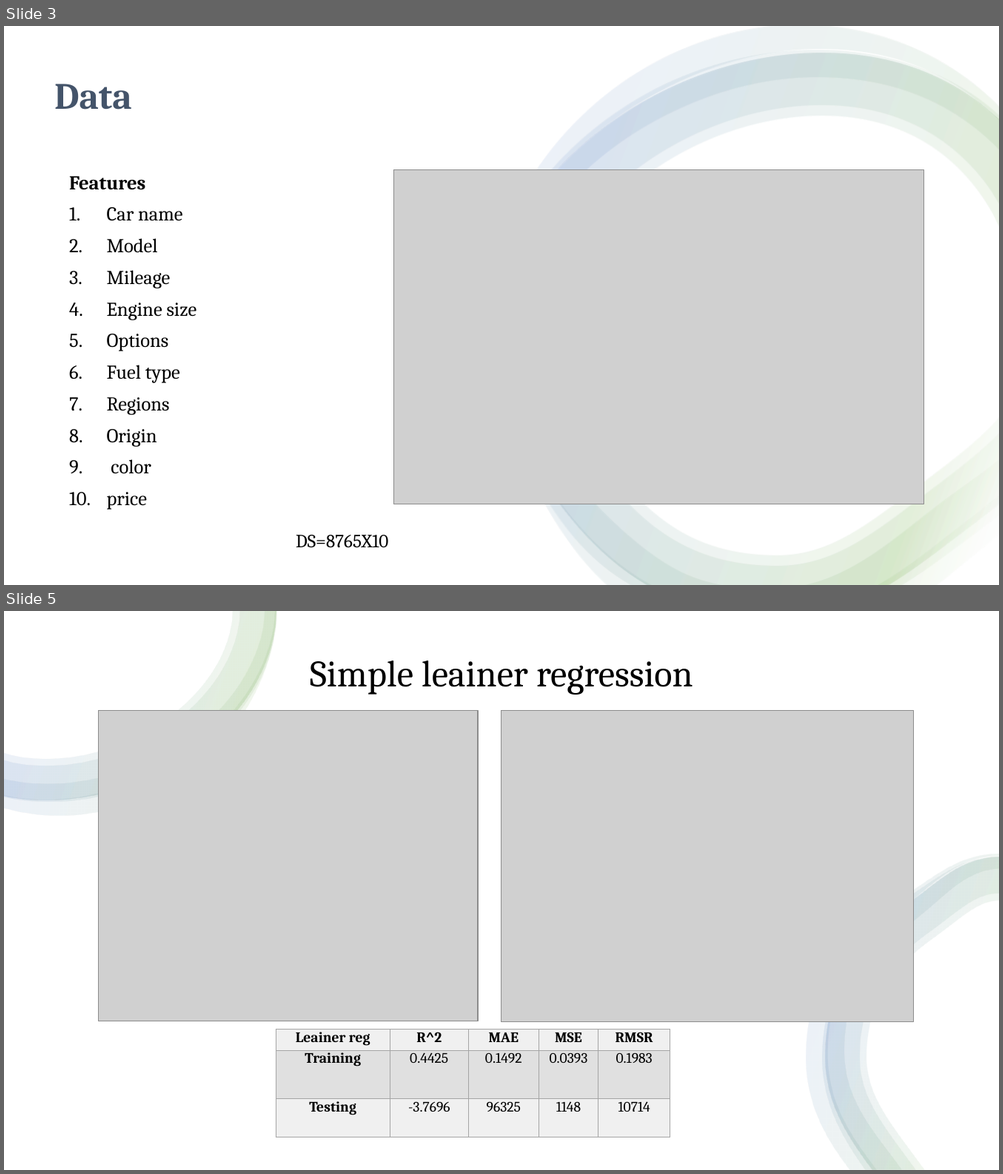
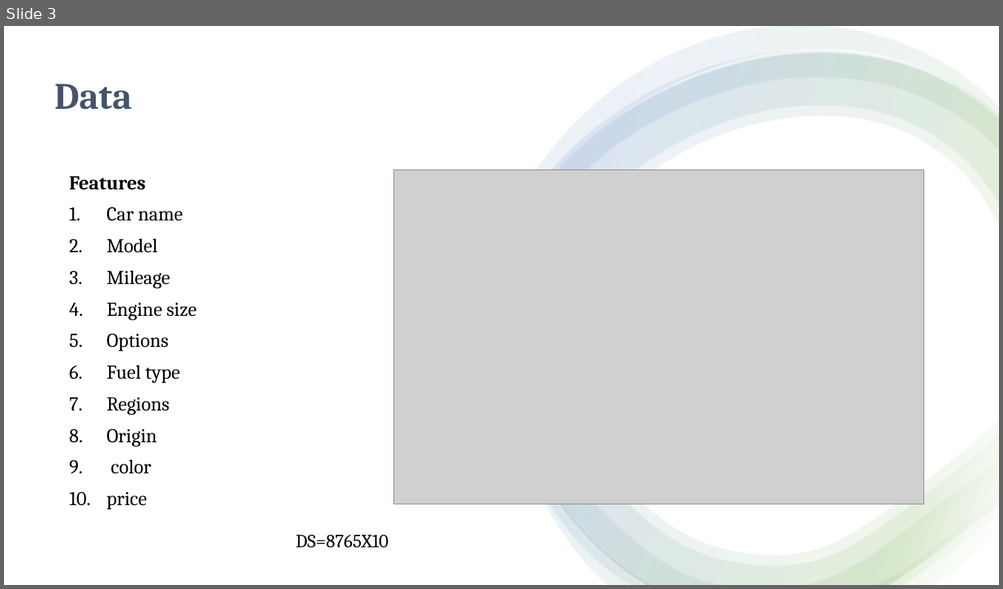
Before and after one commit to jamilah-alharbi/used-car-prediction-in-Saudi-Arabia, a slide deck: used car prediction.pptx. Shown one above the other, each under a label of ours: slides 3 and 5 before the commit, slide 3 after it; the slides between them are not shown. The pictures are 1003x1174 and 1003x589 pixels, drawn with LibreOffice and Linux fonts; fonts in the diff are those of the drawing; grey boxes stand for pictures. Boxes give left, top, right and bottom in pixels: in the first picture for what was removed or moved away, otherwise in the second. Text is boxed around its words. In the diff, an @@ line names an element or a change of style, - is before the commit and + after.

```diff
--- a/used car prediction.pptx
+++ b/used car prediction.pptx
@@ slide 5 removed at box(4, 611, 999, 1170), background #FFFFFF @@
@@ rectangle removed at box(4, 611, 999, 1170) @@
@@ group removed at box(4, 611, 277, 816): 4 freeform shapes @@
@@ title removed at box(310, 661, 693, 695) @@
-Simple leainer regression
@@ picture removed at box(99, 710, 478, 1022) @@
@@ picture removed at box(502, 710, 913, 1022) @@
@@ group removed at box(805, 854, 999, 1170): 4 freeform shapes @@
@@ table removed at box(276, 1030, 669, 1138), 3 rows, 5 columns @@
-Leainer reg | R^2 | MAE | MSE | RMSR
-Training | 0.4425 | 0.1492 | 0.0393 | 0.1983
-Testing | -3.7696 | 96325 | 1148 | 10714
```
Also in this commit, not shown: 3 slides changed, 5 slides added, 2 other slides removed.
